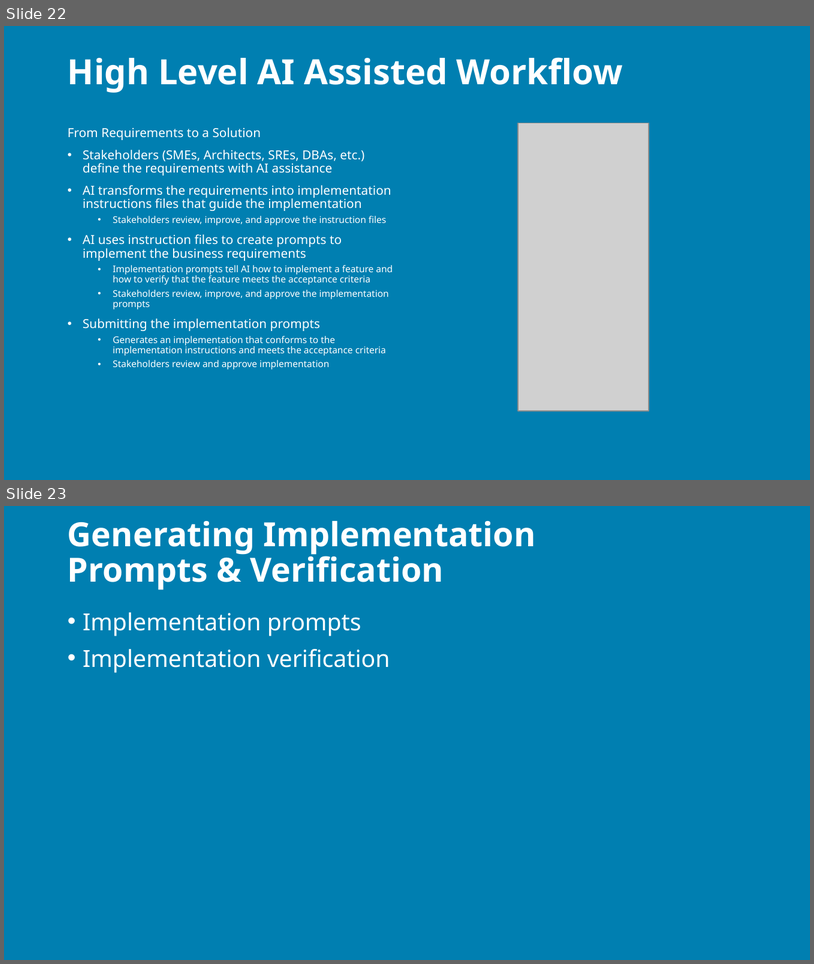
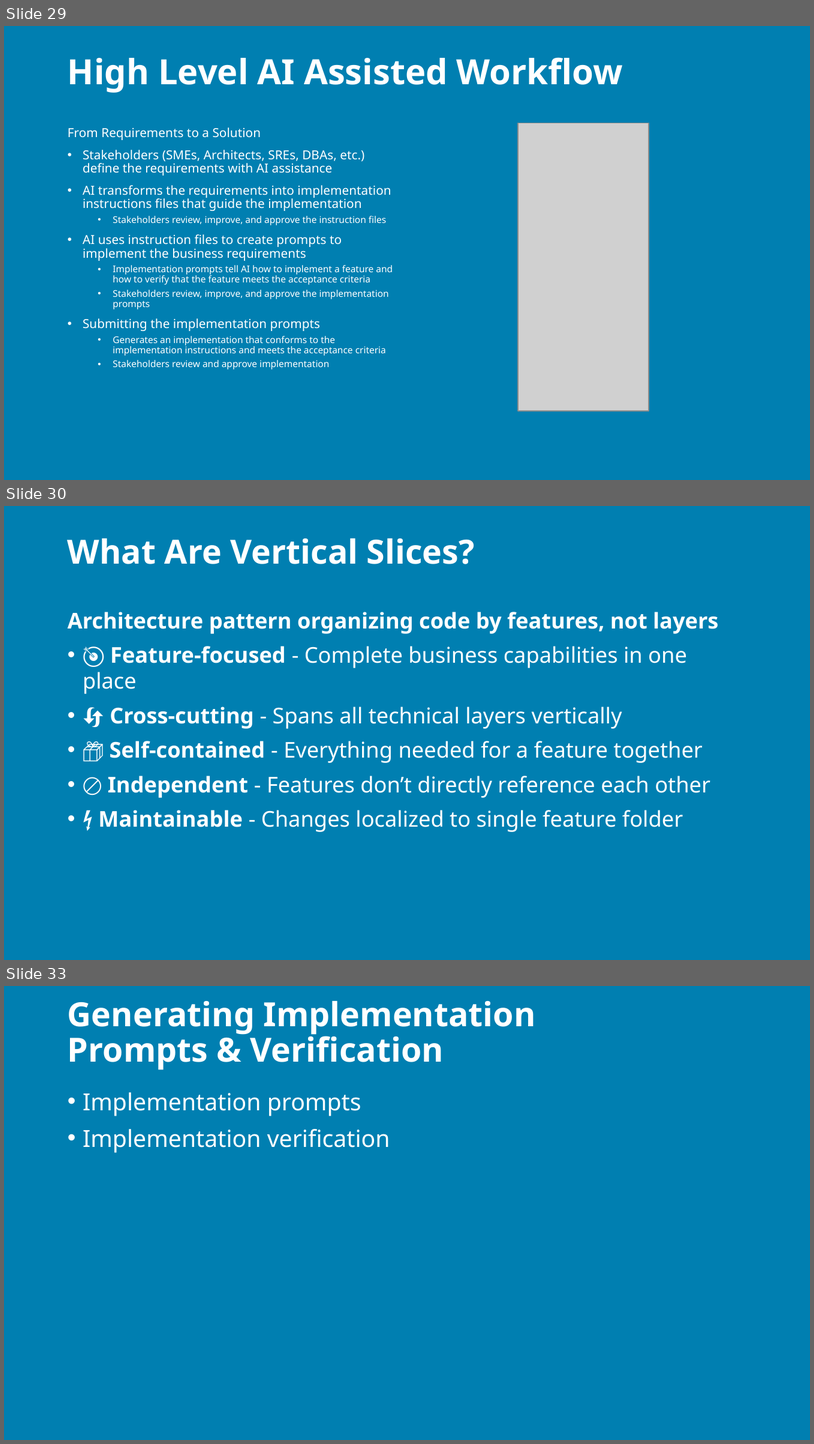
Before and after one commit to j0hnnymiller/AI-Assisted-Software-Development, a slide deck: Slides/AIASD-Greenfield-slides.pptx. Shown one above the other, each under a label of ours: slides 22 and 23 before the commit, slides 29, 30 and 33 after it; the slides between them are not shown. The pictures are 814x964 and 814x1444 pixels, drawn with LibreOffice and Linux fonts; fonts in the diff are those of the drawing; grey boxes stand for pictures; background and template pictures are left out. Boxes give left, top, right and bottom in pixels: in the first picture for what was removed or moved away, otherwise in the second. Text is boxed around its words. In the diff, an @@ line names an element or a change of style, - is before the commit and + after.

```diff
--- a/Slides/AIASD-Greenfield-slides.pptx
+++ b/Slides/AIASD-Greenfield-slides.pptx
@@ slide 30 added at <box>4,506,810,960</box>, background picture (left out) @@
@@ title added at <box>68,538,475,564</box>, 29.7 pt, text #FFFFFF, bold @@
+What Are Vertical Slices?
@@ text added at <box>68,612,719,832</box>, 19.4 pt, text #FFFFFF @@
+Architecture pattern organizing code by features, not layers
+• 🎯 Feature-focused - Complete business capabilities in one place
+• 🔄 Cross-cutting - Spans all technical layers vertically
+• 📦 Self-contained - Everything needed for a feature together
+• 🚫 Independent - Features don’t directly reference each other
+• ⚡ Maintainable - Changes localized to single feature folder
@@ what was slide 22 is now slide 29 @@
@@ what was slide 23 is now slide 33 @@
```
Also in this commit, not shown: 3 slides changed, 14 other slides added, 5 slides removed, 3 other files.
